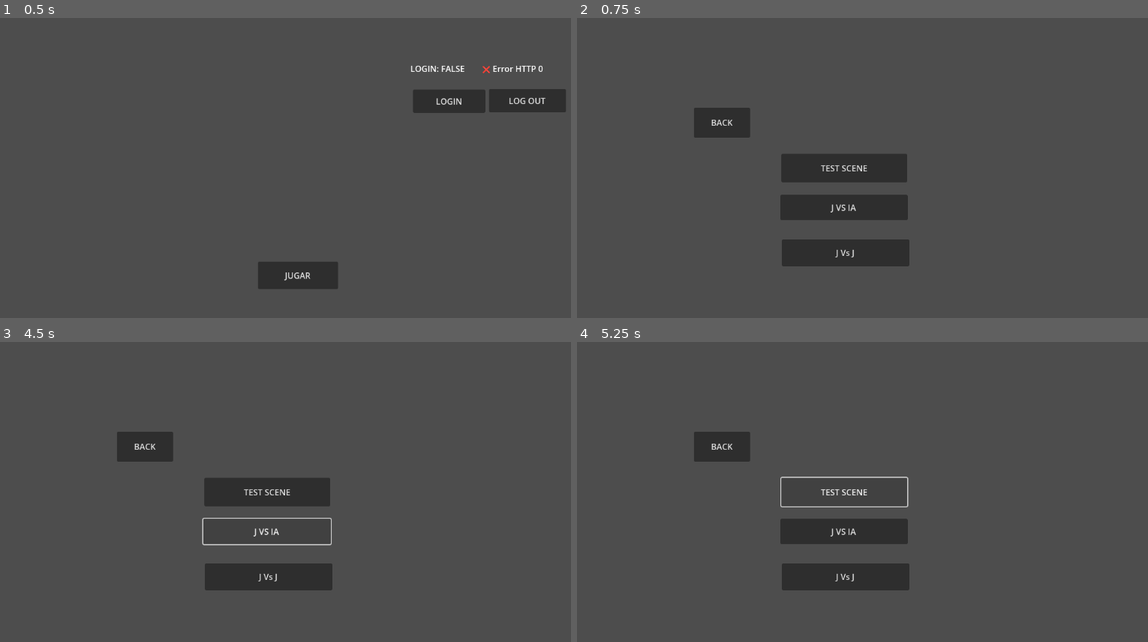
Above: before the commit, frames 1-4 (two rows, left to right).
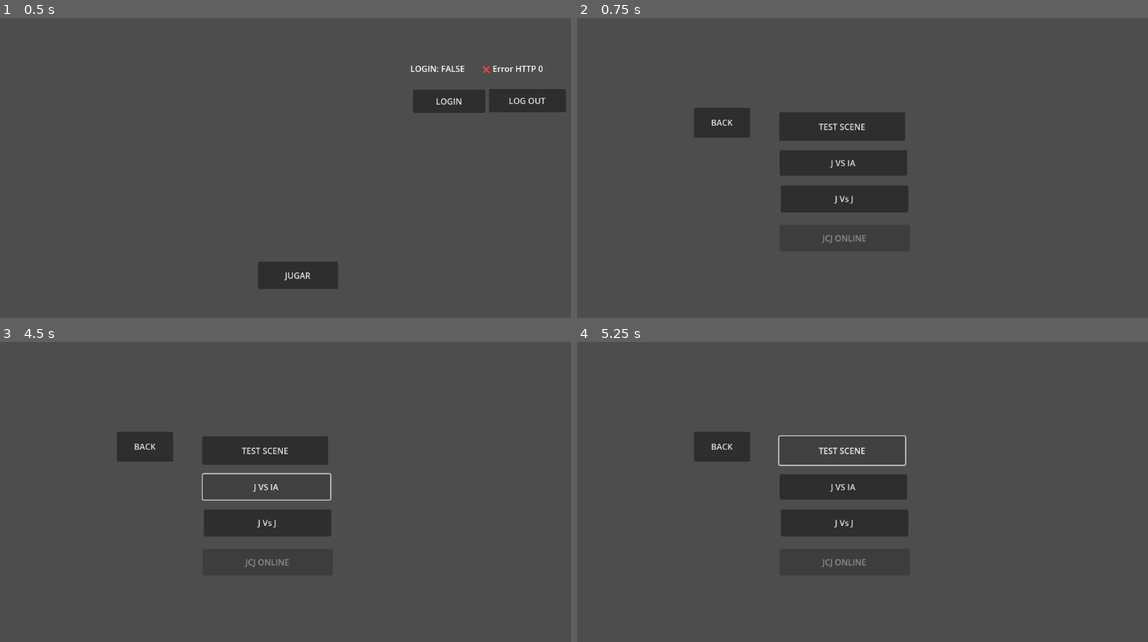
Above: after the commit, the same moments.

Repository: Juanmiinsti/Proyecto-Final
Game: Godot game, scene res://Myassets/Scenes/MainScene/Mainscene.tscn
The game is run twice, just before and just after one commit, with the same random seed, the same clock (stepped at 60 frames per second) and the same inputs.
Inputs:
- Up to frame 1 (0.5 s): no input
- Up to frame 2 (0.75 s): click "JUGAR" at 0.5 s
- Up to frame 3 (4.5 s): click "BACK" at 1.25 s; click "JUGAR" at 2 s; click "J Vs J" at 2.75 s; click "Back" at 3.5 s; click "J VS IA" at 4.25 s
- Up to frame 4 (5.25 s): click "TEST SCENE" at 5 s

Frame 1 is identical in both runs. In frame 2, 5.3% of the frame differs, in the area x 35-59%, y 31-83%; in frame 3, 5.0%; in frame 4, 3.4%.

Commit message:
Primeros Pasos Para El Online

Diff:
--- a/FightBall/fightball/Myassets/Scenes/MainScene/mainscene.gd
+++ b/FightBall/fightball/Myassets/Scenes/MainScene/mainscene.gd
@@ -38,6 +38,7 @@
 	match response_code:
 		200:
 			$apiEstatus.text = "✅ API Conectada"
+			PlayerInfo.status=true
 		404:
 			$apiEstatus.text = "❌ Ruta no encontrada"
 		_:
--- a/FightBall/fightball/Myassets/Scenes/modeSelectorScene/modeSelector.tscn
+++ b/FightBall/fightball/Myassets/Scenes/modeSelectorScene/modeSelector.tscn
@@ -6,24 +6,24 @@
 script = ExtResource("1_a7ebw")
 
 [node name="ButtonJCJ" type="Button" parent="."]
-offset_left = 421.0
-offset_top = 440.0
-offset_right = 666.0
-offset_bottom = 492.0
+offset_left = 419.0
+offset_top = 336.0
+offset_right = 664.0
+offset_bottom = 388.0
 text = "J Vs J"
 
 [node name="ButtonJCIA" type="Button" parent="."]
-offset_left = 418.0
-offset_top = 354.0
-offset_right = 663.0
-offset_bottom = 403.0
+offset_left = 417.0
+offset_top = 268.0
+offset_right = 662.0
+offset_bottom = 317.0
 text = "J VS IA"
 
 [node name="ButtonTest" type="Button" parent="."]
-offset_left = 420.0
-offset_top = 275.0
-offset_right = 662.0
-offset_bottom = 330.0
+offset_left = 416.0
+offset_top = 195.0
+offset_right = 658.0
+offset_bottom = 250.0
 text = "TEST SCENE"
 
 [node name="ButtonBack" type="Button" parent="."]
@@ -33,6 +33,14 @@
 offset_bottom = 244.0
 text = "BACK"
 
+[node name="button_online" type="Button" parent="."]
+offset_left = 417.0
+offset_top = 412.0
+offset_right = 667.0
+offset_bottom = 463.0
+text = "JCJ ONLINE
+"
+
 [connection signal="pressed" from="ButtonJCJ" to="." method="_on_button_jcj_pressed"]
 [connection signal="pressed" from="ButtonTest" to="." method="_on_button_test_pressed"]
 [connection signal="pressed" from="ButtonBack" to="." method="_on_button_back_pressed"]
--- a/FightBall/fightball/Myassets/Scenes/modeSelectorScene/mode_selector.gd
+++ b/FightBall/fightball/Myassets/Scenes/modeSelectorScene/mode_selector.gd
@@ -3,11 +3,17 @@
 
 
 
+@onready var button_online = $button_online # Asegurate de que esta sea la ruta correcta
 
 # Llamado cuando el nodo entra en el árbol de la escena.
 func _ready() -> void:
 	set_meta("scene_path", "res://Myassets/Scenes/modeSelectorScene/modeSelector.tscn")
-
+# ✅ Habilita o desactiva el botón según si el usuario está logueado
+	if PlayerInfo.userID > 0 and PlayerInfo.status:
+		button_online.disabled = false
+	else:
+		button_online.disabled = true
+		print("⚠️ Usuario no logueado, botón JCJ Online deshabilitado")
 
 
 # Llamado cada cuadro.
--- a/FightBall/fightball/PlayerInfo.gd
+++ b/FightBall/fightball/PlayerInfo.gd
@@ -6,7 +6,7 @@
 var userName: String = ""
 var userPassword: String = ""
 var userID: int = 0  # ✅ Nuevo campo
-
+var status: bool = false
 func load_user_data():
 	var path = "user://user_login_data.save"
 	if FileAccess.file_exists(path):
